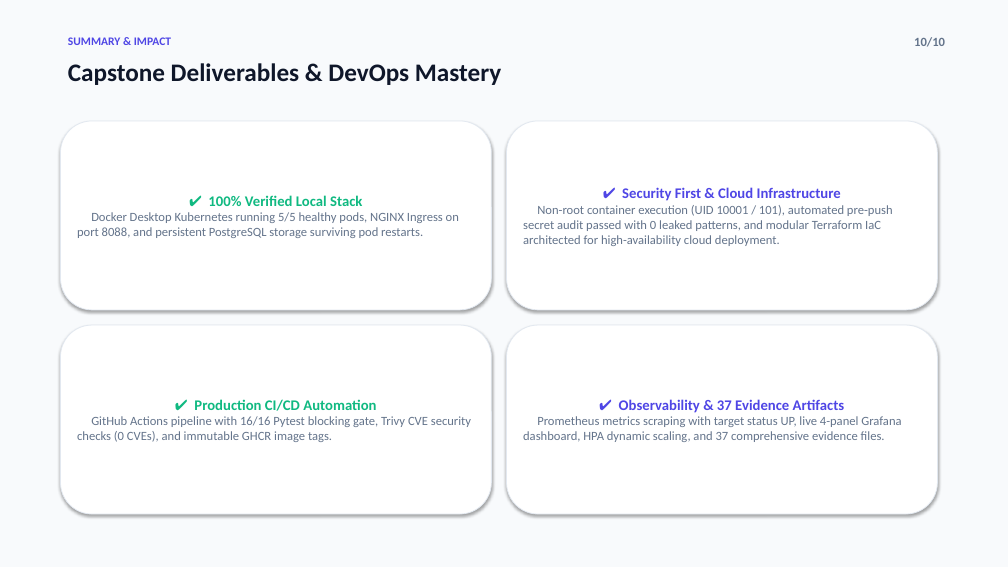
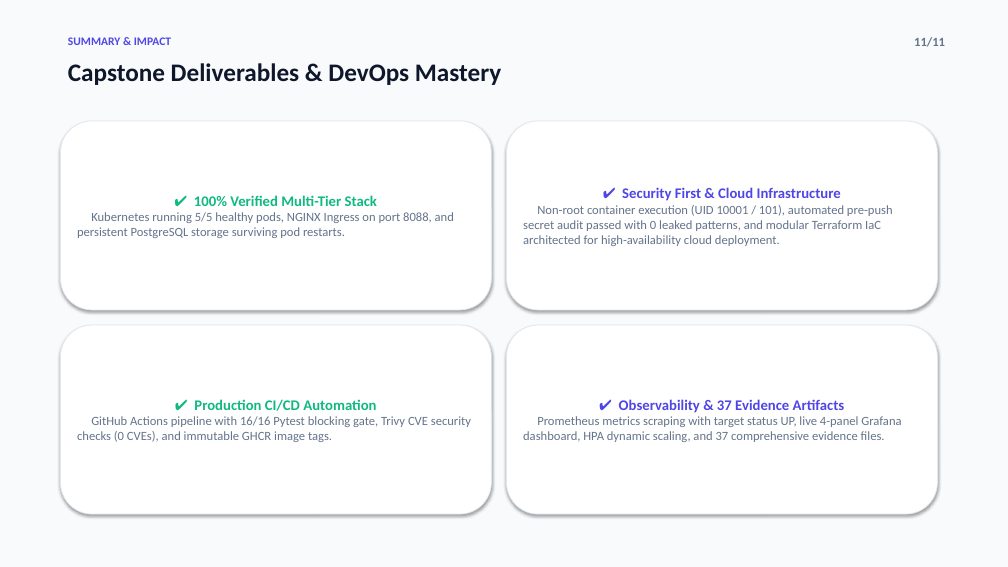
Before and after one commit to Ujwal-kumar-reddy/bookflow, a slide deck: slide 11 of BookFlow_DevOps_Capstone_Presentation.pptx (slide 10 before the commit). Drawn at 1008x567 pixels with LibreOffice and Linux fonts; fonts in the diff are those of the drawing. Boxes give left, top, right and bottom in pixels: in the first picture for what was removed or moved away, otherwise in the second. Text is boxed around its words. In the diff, an @@ line names an element or a change of style, - is before the commit and + after.

Commit message:
docs(presentation): add slide 10 for AWS cloud and Amazon EKS architecture (11 slides total)

```diff
--- a/BookFlow_DevOps_Capstone_Presentation.pptx
+++ b/BookFlow_DevOps_Capstone_Presentation.pptx
@@ text at (914,37,945,47): text changed @@
-10/10
+11/11
@@ text in rounded rectangle at (77,195,454,238): text changed @@
-✔ 100% Verified Local Stack
-Docker Desktop Kubernetes running 5/5 healthy pods, NGINX Ingress on port 8088, and persistent PostgreSQL storage surviving pod restarts.
+✔ 100% Verified Multi-Tier Stack
+Kubernetes running 5/5 healthy pods, NGINX Ingress on port 8088, and persistent PostgreSQL storage surviving pod restarts.
```
Also in this commit, not shown: 8 other slides changed, 1 slide added, 2 other files.
